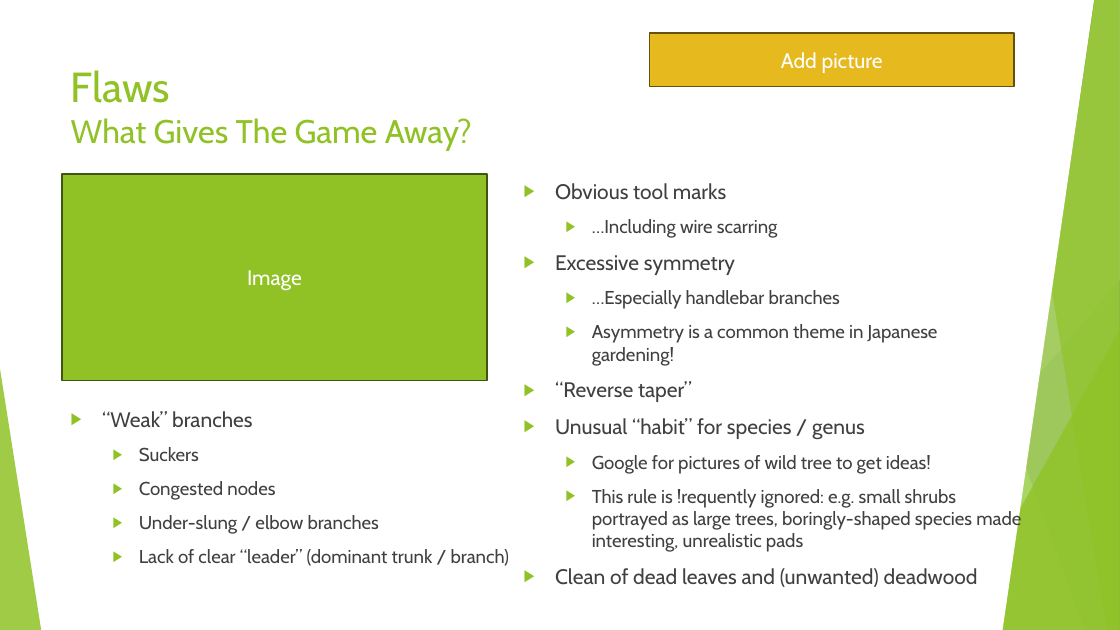
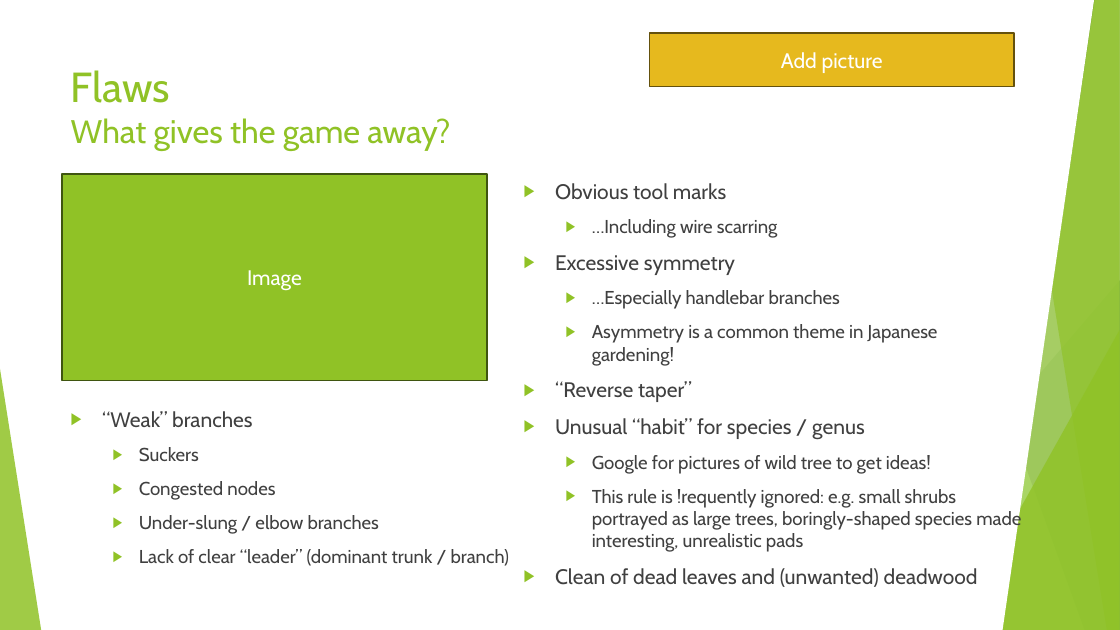
Before and after one commit to AlexLabram/Bonsai, a slide deck: slide 12 of WGCourse/Bonsai On A Budget (running).pptx. Drawn at 1120x630 pixels with LibreOffice and Linux fonts; fonts in the diff are those of the drawing. Boxes give left, top, right and bottom in pixels: in the first picture for what was removed or moved away, otherwise in the second. Text is boxed around its words. In the diff, an @@ line names an element or a change of style, - is before the commit and + after.

Commit message:
Changed slide title bylines to sentence case; looks less awkward Misc fiddles

```diff
--- a/WGCourse/Bonsai On A Budget (running).pptx
+++ b/WGCourse/Bonsai On A Budget (running).pptx
@@ title at [71, 70, 450, 151]: text changed @@
-Flaws
-What Gives The Game Away?
+Flaws
+What gives the game away?
```
Also in this commit, not shown: 9 other slides changed.
